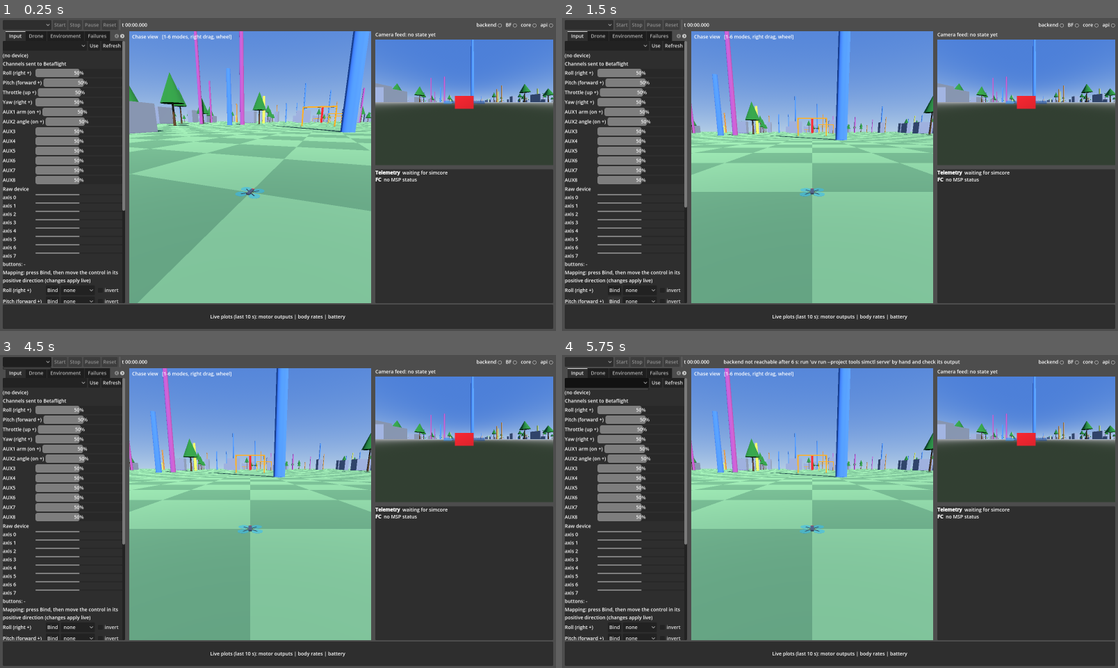
Above: before the commit, frames 1-4 (two rows, left to right).
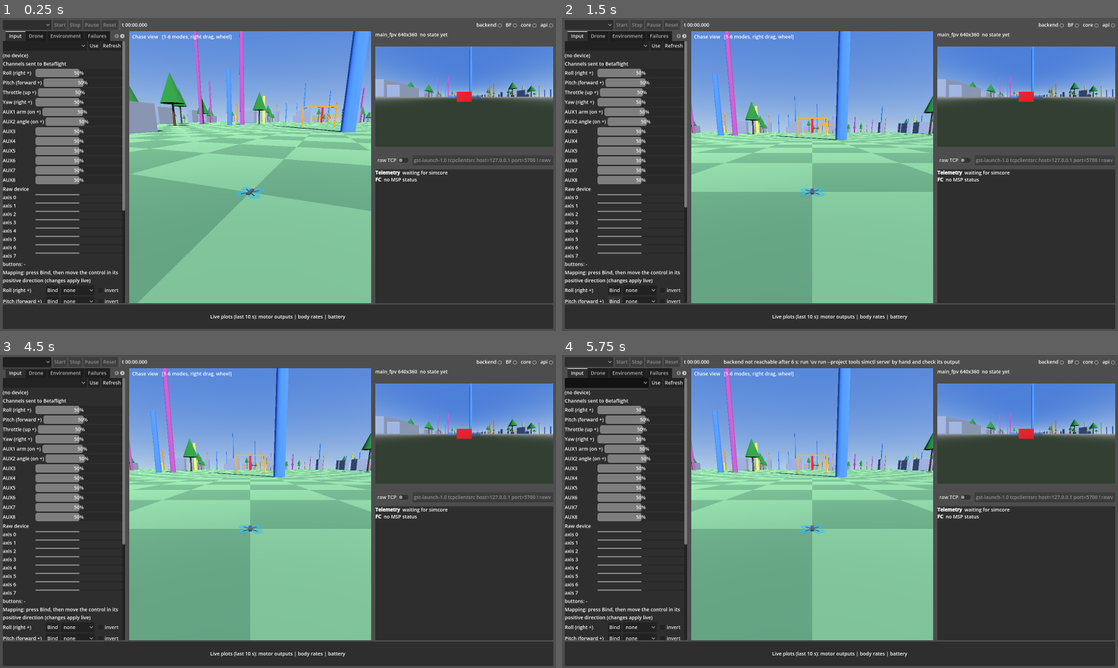
Above: after the commit, the same moments.

Repository: jekabso21/Helix
Game: Godot game, scene res://scenes/main_window.tscn
The game is run twice, just before and just after one commit, with the same random seed, the same clock (stepped at 60 frames per second) and the same inputs.
Inputs (mouse positions are in pixels of both pictures, inside the frame that each line leads up to):
- Up to frame 1 (0.25 s): no input
- Up to frame 2 (1.5 s): click "Bind" at 0.5 s; click "Bind" at 1.25 s
- Up to frame 3 (4.5 s): click "Bind" at 2 s; click "Bind" at 2.75 s; click (394, 495) at 3.5 s, where only the run after the commit has a clickable "raw TCP"; click (27, 361) at 4.25 s
- Up to frame 4 (5.75 s): click (606, 383) at 5 s

The runs differ from the first frame. In frame 1, 3.8% of the frame differs, in the area x 67-100%, y 4-47%; in frame 2, 3.8%; in frame 3, 3.8%; in frame 4, 3.8%.

Commit message:
feat(app): render the fpv camera at a fixed size and serve raw rgb frames over tcp for gstreamer

Diff:
--- /dev/null
+++ b/app/scripts/raw_video_out.gd
@@ -0,0 +1,78 @@
+class_name RawVideoOut
+extends RefCounted
+## Serves RGB8 frames to one TCP client (gst-launch tcpclientsrc); frames are dropped while nobody reads
+
+const MAX_QUEUED := 2
+
+var port: int = 5700
+var frames_written: int = 0
+var frames_dropped: int = 0
+var error: String = ""
+
+var _server := TCPServer.new()
+var _thread := Thread.new()
+var _mutex := Mutex.new()
+var _semaphore := Semaphore.new()
+var _queue: Array[PackedByteArray] = []
+var _stop: bool = false
+
+
+func start(listen_port: int) -> bool:
+	port = listen_port
+	var result := _server.listen(port, "127.0.0.1")
+	if result != OK:
+		error = "cannot listen on %d: %s" % [port, error_string(result)]
+		return false
+	_stop = false
+	_thread.start(_run)
+	return true
+
+
+func stop() -> void:
+	_mutex.lock()
+	_stop = true
+	_mutex.unlock()
+	_semaphore.post()
+	if _thread.is_started():
+		_thread.wait_to_finish()
+	_server.stop()
+
+
+func push(frame: PackedByteArray) -> void:
+	_mutex.lock()
+	if _queue.size() >= MAX_QUEUED:
+		_queue.pop_front()
+		frames_dropped += 1
+	_queue.push_back(frame)
+	_mutex.unlock()
+	_semaphore.post()
+
+
+func _run() -> void:
+	var client: StreamPeerTCP = null
+	while true:
+		_semaphore.wait()
+		_mutex.lock()
+		var stop := _stop
+		var frame: PackedByteArray = _queue.pop_front() if not _queue.is_empty() else PackedByteArray()
+		_mutex.unlock()
+		if stop:
+			break
+		if client == null and _server.is_connection_available():
+			client = _server.take_connection()
+			client.set_no_delay(true)
+		if client == null:
+			continue
+		client.poll()
+		if client.get_status() != StreamPeerTCP.STATUS_CONNECTED:
+			client = null
+			continue
+		if frame.is_empty():
+			continue
+		if client.put_data(frame) != OK:
+			client.disconnect_from_host()
+			client = null
+			continue
+		frames_written += 1
+	if client != null:
+		client.disconnect_from_host()
--- a/app/ui/camera_panel.gd
+++ b/app/ui/camera_panel.gd
@@ -1,16 +1,21 @@
 extends VBoxContainer
-## FPV preview: a camera in a shared-world SubViewport that follows the drone's camera mount
+## FPV preview rendered at the camera resolution; optional raw RGB output over TCP for GStreamer
 
 const CAMERA_MOUNT_FRD := Vector3(0.06, 0.0, -0.02)
 const CAMERA_UPTILT_DEG := 35.0
+const CAMERA_SIZE := Vector2i(640, 360)
+const RAW_PORT := 5700
 
 @export var world_view_path: NodePath
 
 @onready var _header: Label = $Header
-@onready var _viewport: SubViewport = $Container/SubViewport
-@onready var _camera: Camera3D = $Container/SubViewport/Camera3D
+@onready var _viewport: SubViewport = $SubViewport
+@onready var _camera: Camera3D = $SubViewport/Camera3D
+@onready var _view: TextureRect = $View
+@onready var _raw_toggle: CheckButton = $OutputRow/RawTcp
+@onready var _command: LineEdit = $OutputRow/Command
 
-var _frames: int = 0
+var _raw: RawVideoOut = null
 
 
 func _ready() -> void:
@@ -18,20 +23,46 @@
 	if world_view != null:
 		var main_viewport: SubViewport = world_view.get_node("SubViewport")
 		_viewport.world_3d = main_viewport.world_3d
+	_viewport.size = CAMERA_SIZE
+	_view.texture = _viewport.get_texture()
 	_camera.current = true
+	_raw_toggle.toggled.connect(_on_raw_toggled)
+	if OS.get_cmdline_user_args().has("--raw-video"):
+		_raw_toggle.button_pressed = true
+	_command.text = "gst-launch-1.0 tcpclientsrc host=127.0.0.1 port=%d ! rawvideoparse format=rgb width=%d height=%d framerate=60/1 ! videoconvert ! autovideosink" % [RAW_PORT, CAMERA_SIZE.x, CAMERA_SIZE.y]
+
+
+func _exit_tree() -> void:
+	if _raw != null:
+		_raw.stop()
+
+
+func _on_raw_toggled(on: bool) -> void:
+	if on:
+		_raw = RawVideoOut.new()
+		if not _raw.start(RAW_PORT):
+			_header.text = _raw.error
+			_raw = null
+			_raw_toggle.set_pressed_no_signal(false)
+	elif _raw != null:
+		_raw.stop()
+		_raw = null
 
 
 func _process(_delta: float) -> void:
 	var state := SimLink.last_state
-	if state == null:
-		_header.text = "Camera feed: no state yet"
-		return
-	var rotation := state.godot_rotation()
-	var mount := Basis(rotation) * Frames.godot_body_from_frd(CAMERA_MOUNT_FRD)
-	_camera.global_position = state.godot_position() + mount
-	var tilt := Quaternion(Vector3.RIGHT, deg_to_rad(CAMERA_UPTILT_DEG))
-	_camera.quaternion = rotation * tilt
-	_frames += 1
-	_header.text = "main_fpv  %dx%d  t %.1f s" % [
-		_viewport.size.x, _viewport.size.y, state.sim_time_ns * 1e-9
-	]
+	var time_text := "no state yet"
+	if state != null:
+		var rotation := state.godot_rotation()
+		var mount := Basis(rotation) * Frames.godot_body_from_frd(CAMERA_MOUNT_FRD)
+		_camera.global_position = state.godot_position() + mount
+		var tilt := Quaternion(Vector3.RIGHT, deg_to_rad(CAMERA_UPTILT_DEG))
+		_camera.quaternion = rotation * tilt
+		time_text = "t %.1f s" % (state.sim_time_ns * 1e-9)
+	var status := ""
+	if _raw != null:
+		_raw.push(_viewport.get_texture().get_image().get_data())
+		status = "  raw: %d written, %d dropped%s" % [
+			_raw.frames_written, _raw.frames_dropped, "  " + _raw.error if _raw.error != "" else ""
+		]
+	_header.text = "main_fpv %dx%d  %s%s" % [CAMERA_SIZE.x, CAMERA_SIZE.y, time_text, status]
--- a/app/ui/camera_panel.tscn
+++ b/app/ui/camera_panel.tscn
@@ -9,18 +9,33 @@
 
 [node name="Header" type="Label" parent="."]
 layout_mode = 2
+clip_text = true
 text = "Camera feed"
 
-[node name="Container" type="SubViewportContainer" parent="."]
+[node name="SubViewport" type="SubViewport" parent="."]
+own_world_3d = false
+handle_input_locally = false
+size = Vector2i(640, 360)
+render_target_update_mode = 4
+
+[node name="Camera3D" type="Camera3D" parent="SubViewport"]
+fov = 110.0
+
+[node name="View" type="TextureRect" parent="."]
 layout_mode = 2
 size_flags_vertical = 3
-stretch = true
+expand_mode = 1
+stretch_mode = 5
 
-[node name="SubViewport" type="SubViewport" parent="Container"]
-own_world_3d = false
-handle_input_locally = false
-size = Vector2i(2, 2)
-render_target_update_mode = 4
+[node name="OutputRow" type="HBoxContainer" parent="."]
+layout_mode = 2
 
-[node name="Camera3D" type="Camera3D" parent="Container/SubViewport"]
-fov = 110.0
+[node name="RawTcp" type="CheckButton" parent="OutputRow"]
+layout_mode = 2
+text = "raw TCP"
+tooltip_text = "Serve RGB frames on TCP 5700; run the command on the right to view them"
+
+[node name="Command" type="LineEdit" parent="OutputRow"]
+layout_mode = 2
+size_flags_horizontal = 3
+editable = false
--- a/app/ui/main_window.gd
+++ b/app/ui/main_window.gd
@@ -59,5 +59,5 @@
 	_camera_feed_window.add_child(panel)
 	add_child(_camera_feed_window)
 	var main_viewport: SubViewport = $Margin/Layout/Body/Center/MainView/SubViewport
-	var feed_viewport: SubViewport = panel.get_node("Container/SubViewport")
+	var feed_viewport: SubViewport = panel.get_node("SubViewport")
 	feed_viewport.world_3d = main_viewport.world_3d
Not shown, added: app/scripts/raw_video_out.gd.uid
